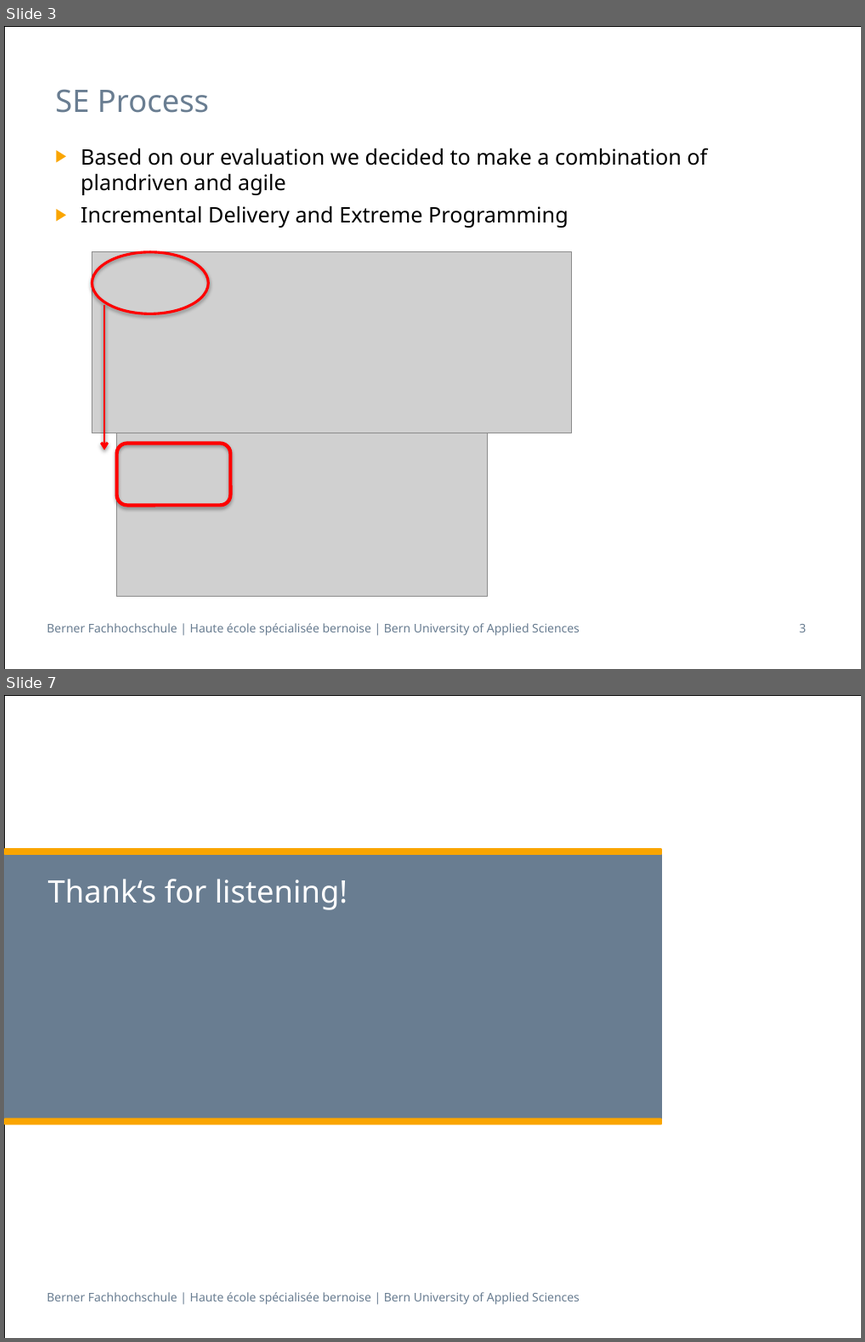
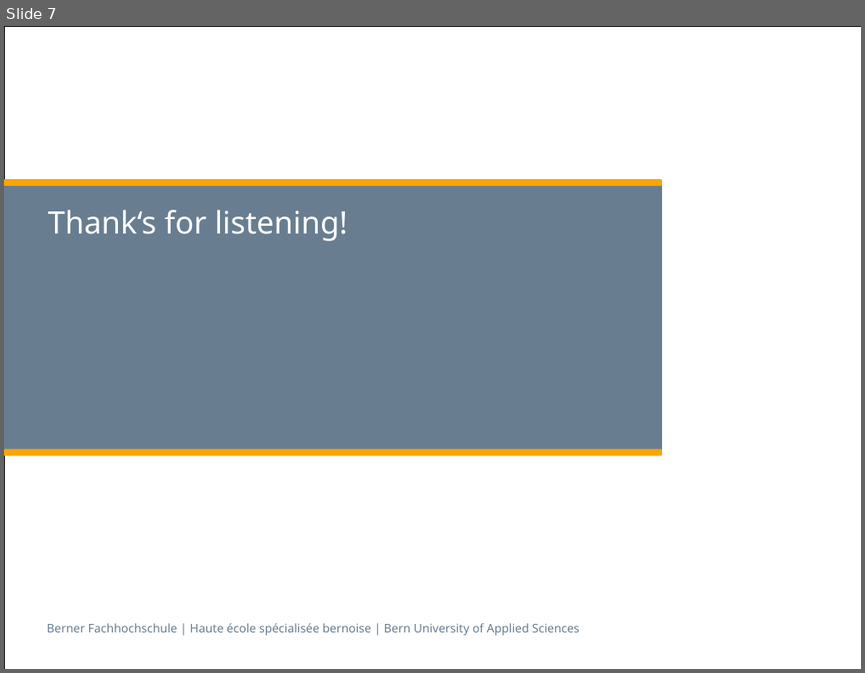
Before and after one commit to zyssm4/ch.bfh.btx8081.w2015.red, a slide deck: doc/Task02/Task02.pptx. Shown one above the other, each under a label of ours: slides 3 and 7 before the commit, slide 7 after it; the slides between them are not shown. The pictures are 865x1342 and 865x673 pixels, drawn with LibreOffice and Linux fonts; fonts in the diff are those of the drawing; grey boxes stand for pictures. Boxes give left, top, right and bottom in pixels: in the first picture for what was removed or moved away, otherwise in the second. Text is boxed around its words. In the diff, an @@ line names an element or a change of style, - is before the commit and + after.

```diff
--- a/doc/Task02/Task02.pptx
+++ b/doc/Task02/Task02.pptx
@@ slide 3 removed at [4,26,861,669], background #FFFFFF; not listed: 2 template elements that a slide beside it also shows @@
@@ title removed at [55,89,209,113] @@
-SE Process
@@ text removed at [80,148,707,227] @@
-▶ Based on our evaluation we decided to make a combination of plandriven and agile
-▶ Incremental Delivery and Extreme Programming
@@ picture removed at [92,252,572,433] @@
@@ ellipse removed at [92,252,209,314] @@
@@ arrow removed from (104, 305) to (104, 450) @@
@@ picture removed at [117,433,488,596] @@
@@ rounded rectangle removed at [117,443,231,505] @@
@@ page number removed at [799,624,806,632] @@
-3
```
Also in this commit, not shown: 1 slide changed, 3 slides added, 2 other slides removed, 1 other file.
